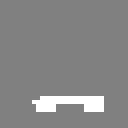
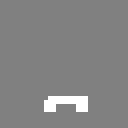
Layered file, before and after one edit (128×128). Changes by layer:
painted on "Layer 3" over [32, 96, 104, 112]
